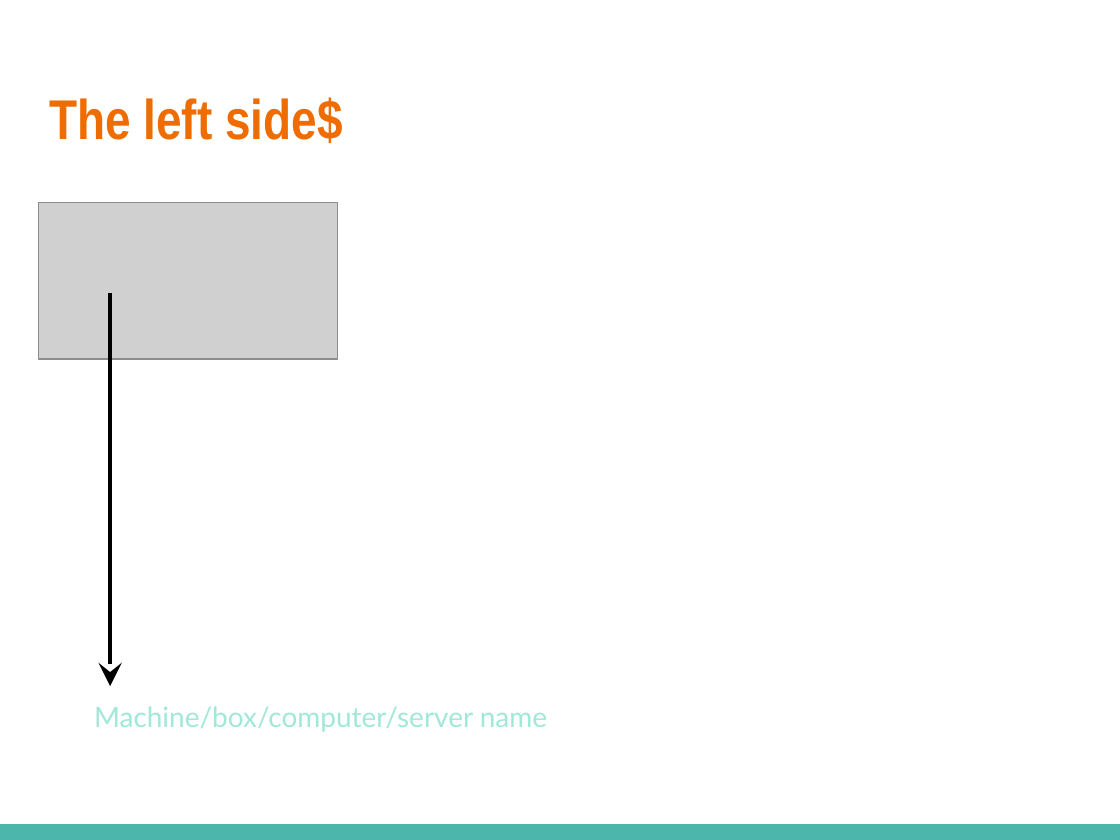
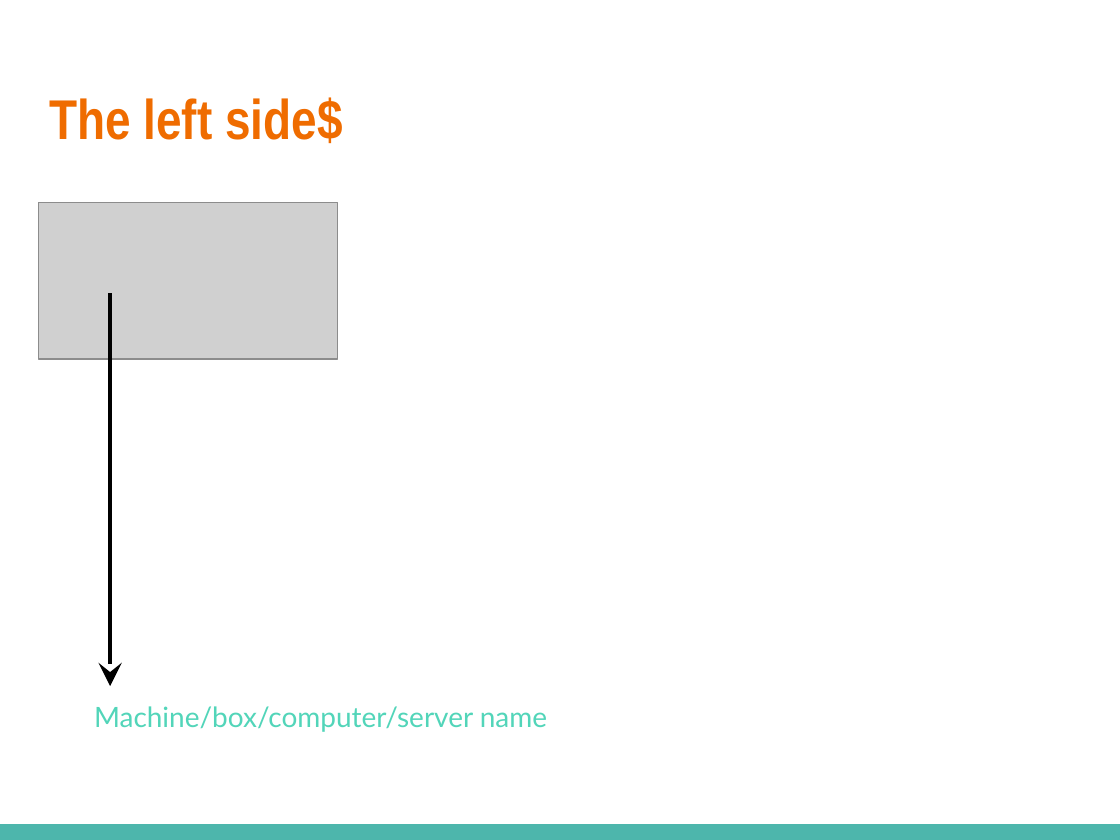
Before and after one commit to linkedin/high-school-trainee, a slide deck: slide 4 of Week_1/Lectures/1.2_Terminal.pptx (slide 3 before the commit). Drawn at 1120x840 pixels with LibreOffice and Linux fonts; fonts in the diff are those of the drawing; grey boxes stand for pictures. Boxes give left, top, right and bottom in pixels: in the first picture for what was removed or moved away, otherwise in the second. Text is boxed around its words. In the diff, an @@ line names an element or a change of style, - is before the commit and + after.

```diff
--- a/Week_1/Lectures/1.2_Terminal.pptx
+++ b/Week_1/Lectures/1.2_Terminal.pptx
@@ text "Machine/box/computer/server name" at [94, 706, 547, 732]: text colour #A1E8D9 to #52D5B9 @@
```
Also in this commit, not shown: 5 other slides changed, 2 slides added, 1 slide removed, 17 other files.
